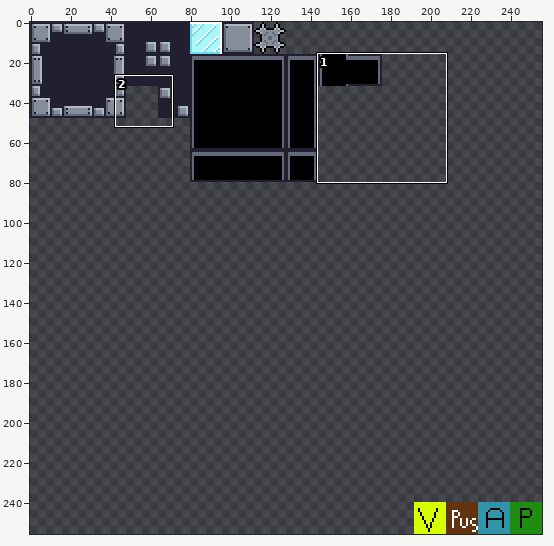
A sprite sheet gets an edit: assets/tiled/tilesets/default_tileset.png. The first picture is a wide view before the edit; the outline marks the close-up.
Close-up. First the earlier version:
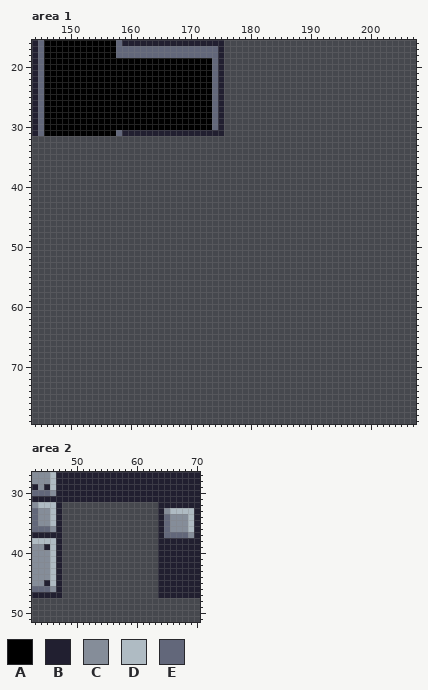
The file is 256x256 pixels. Shown: area 1: x 144..207, y 16..79; area 2: x 43..70, y 27..51.
Palette (. is transparent): A #000000  B #211f30  C #858d99  D #afbbc3  E #62677a
Pixels before, area 1 (only the part around the change), first column x 144:
16 BEAAAAAAAAAAAAEBBBBBBBBBBBBBBBBB................................
17 BEAAAAAAAAAAAAEEEEEEEEEEEEEEEEEB................................
18 BEAAAAAAAAAAAAEEEEEEEEEEEEEEEEEB................................
19 BEAAAAAAAAAAAAAAAAAAAAAAAAAAAAEB................................
20 BEAAAAAAAAAAAAAAAAAAAAAAAAAAAAEB................................
21 BEAAAAAAAAAAAAAAAAAAAAAAAAAAAAEB................................
22 BEAAAAAAAAAAAAAAAAAAAAAAAAAAAAEB................................
23 BEAAAAAAAAAAAAAAAAAAAAAAAAAAAAEB................................
24 BEAAAAAAAAAAAAAAAAAAAAAAAAAAAAEB................................
25 BEAAAAAAAAAAAAAAAAAAAAAAAAAAAAEB................................
26 BEAAAAAAAAAAAAAAAAAAAAAAAAAAAAEB................................
27 BEAAAAAAAAAAAAAAAAAAAAAAAAAAAAEB................................
28 BEAAAAAAAAAAAAAAAAAAAAAAAAAAAAEB................................
29 BEAAAAAAAAAAAAAAAAAAAAAAAAAAAAEB................................
30 BEAAAAAAAAAAAAAAAAAAAAAAAAAAAAEB................................
31 BEAAAAAAAAAAAAEBBBBBBBBBBBBBBBBB................................
32 ................................................................
33 ................................................................
34 ................................................................
35 ................................................................
36 ................................................................
37 ................................................................
38 ................................................................
39 ................................................................
40 ................................................................
41 ................................................................
42 ................................................................
43 ................................................................
44 ................................................................
45 ................................................................
46 ................................................................
47 ................................................................
48 ................................................................
49 ................................................................
50 ................................................................
51 ................................................................
52 ................................................................
53 ................................................................
54 ................................................................
55 ................................................................
56 ................................................................
57 ................................................................
58 ................................................................
59 ................................................................
60 ................................................................
61 ................................................................
62 ................................................................
63 ................................................................
64 ................................................................
65 ................................................................
66 ................................................................
67 ................................................................
68 ................................................................
69 ................................................................
70 ................................................................
71 ................................................................
72 ................................................................
73 ................................................................
74 ................................................................
75 ................................................................
76 ................................................................
77 ................................................................
78 ................................................................
79 ................................................................
Pixels before, area 2, first column x 43:
27 CCCDBBBBBBBBBBBBBBBBBBBBBBBB
28 CCCDBBBBBBBBBBBBBBBBBBBBBBBB
29 BCBDBBBBBBBBBBBBBBBBBBBBBBBB
30 EEECBBBBBBBBBBBBBBBBBBBBBBBB
31 BBBBBBBBBBBBBBBBBBBBBBBBBBBB
32 CDDDB................BBBBBBB
33 ECCDB................BCDDDDB
34 ECCDB................BECCCDB
35 ECCDB................BECCCDB
36 EEECB................BECCCDB
37 BBBBB................BEEEECB
38 DDDDB................BBBBBBB
39 CCBDB................BBBBBBB
40 CCCDB................BBBBBBB
41 CCCDB................BBBBBBB
42 CCCDB................BBBBBBB
43 CCCDB................BBBBBBB
44 CCCDB................BBBBBBB
45 CCBDB................BBBBBBB
46 EEECB................BBBBBBB
47 BBBBB................BBBBBBB
Once edited:
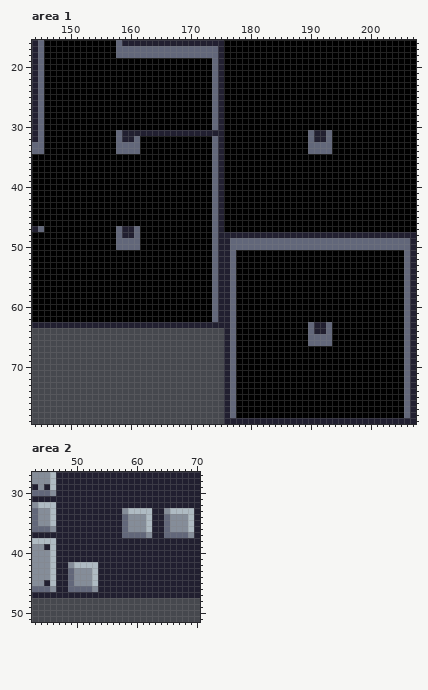
The edit:
Changed rows in their new state; - is an unchanged pixel.
Area 1:
first column x 144:
16 --------------------------------AAAAAAAAAAAAAAAAAAAAAAAAAAAAAAAA
17 --------------------------------AAAAAAAAAAAAAAAAAAAAAAAAAAAAAAAA
18 --------------------------------AAAAAAAAAAAAAAAAAAAAAAAAAAAAAAAA
19 --------------------------------AAAAAAAAAAAAAAAAAAAAAAAAAAAAAAAA
20 --------------------------------AAAAAAAAAAAAAAAAAAAAAAAAAAAAAAAA
21 --------------------------------AAAAAAAAAAAAAAAAAAAAAAAAAAAAAAAA
22 --------------------------------AAAAAAAAAAAAAAAAAAAAAAAAAAAAAAAA
23 --------------------------------AAAAAAAAAAAAAAAAAAAAAAAAAAAAAAAA
24 --------------------------------AAAAAAAAAAAAAAAAAAAAAAAAAAAAAAAA
25 --------------------------------AAAAAAAAAAAAAAAAAAAAAAAAAAAAAAAA
26 --------------------------------AAAAAAAAAAAAAAAAAAAAAAAAAAAAAAAA
27 --------------------------------AAAAAAAAAAAAAAAAAAAAAAAAAAAAAAAA
28 --------------------------------AAAAAAAAAAAAAAAAAAAAAAAAAAAAAAAA
29 --------------------------------AAAAAAAAAAAAAAAAAAAAAAAAAAAAAAAA
30 --------------------------------AAAAAAAAAAAAAAAAAAAAAAAAAAAAAAAA
31 --------------------------------AAAAAAAAAAAAAAEBBEAAAAAAAAAAAAAA
32 BEAAAAAAAAAAAAEBBEAAAAAAAAAAAAEBAAAAAAAAAAAAAAEBBEAAAAAAAAAAAAAA
33 EEAAAAAAAAAAAAEEEEAAAAAAAAAAAAEBAAAAAAAAAAAAAAEEEEAAAAAAAAAAAAAA
34 EEAAAAAAAAAAAAEEEEAAAAAAAAAAAAEBAAAAAAAAAAAAAAEEEEAAAAAAAAAAAAAA
35 AAAAAAAAAAAAAAAAAAAAAAAAAAAAAAEBAAAAAAAAAAAAAAAAAAAAAAAAAAAAAAAA
36 AAAAAAAAAAAAAAAAAAAAAAAAAAAAAAEBAAAAAAAAAAAAAAAAAAAAAAAAAAAAAAAA
37 AAAAAAAAAAAAAAAAAAAAAAAAAAAAAAEBAAAAAAAAAAAAAAAAAAAAAAAAAAAAAAAA
38 AAAAAAAAAAAAAAAAAAAAAAAAAAAAAAEBAAAAAAAAAAAAAAAAAAAAAAAAAAAAAAAA
39 AAAAAAAAAAAAAAAAAAAAAAAAAAAAAAEBAAAAAAAAAAAAAAAAAAAAAAAAAAAAAAAA
40 AAAAAAAAAAAAAAAAAAAAAAAAAAAAAAEBAAAAAAAAAAAAAAAAAAAAAAAAAAAAAAAA
41 AAAAAAAAAAAAAAAAAAAAAAAAAAAAAAEBAAAAAAAAAAAAAAAAAAAAAAAAAAAAAAAA
42 AAAAAAAAAAAAAAAAAAAAAAAAAAAAAAEBAAAAAAAAAAAAAAAAAAAAAAAAAAAAAAAA
43 AAAAAAAAAAAAAAAAAAAAAAAAAAAAAAEBAAAAAAAAAAAAAAAAAAAAAAAAAAAAAAAA
44 AAAAAAAAAAAAAAAAAAAAAAAAAAAAAAEBAAAAAAAAAAAAAAAAAAAAAAAAAAAAAAAA
45 AAAAAAAAAAAAAAAAAAAAAAAAAAAAAAEBAAAAAAAAAAAAAAAAAAAAAAAAAAAAAAAA
46 AAAAAAAAAAAAAAAAAAAAAAAAAAAAAAEBAAAAAAAAAAAAAAAAAAAAAAAAAAAAAAAA
47 BEAAAAAAAAAAAAEBBEAAAAAAAAAAAAEBAAAAAAAAAAAAAAAAAAAAAAAAAAAAAAAA
48 AAAAAAAAAAAAAAEBBEAAAAAAAAAAAAEBBBBBBBBBBBBBBBBBBBBBBBBBBBBBBBBB
49 AAAAAAAAAAAAAAEEEEAAAAAAAAAAAAEBBEEEEEEEEEEEEEEEEEEEEEEEEEEEEEEB
50 AAAAAAAAAAAAAAEEEEAAAAAAAAAAAAEBBEEEEEEEEEEEEEEEEEEEEEEEEEEEEEEB
51 AAAAAAAAAAAAAAAAAAAAAAAAAAAAAAEBBEAAAAAAAAAAAAAAAAAAAAAAAAAAAAEB
52 AAAAAAAAAAAAAAAAAAAAAAAAAAAAAAEBBEAAAAAAAAAAAAAAAAAAAAAAAAAAAAEB
53 AAAAAAAAAAAAAAAAAAAAAAAAAAAAAAEBBEAAAAAAAAAAAAAAAAAAAAAAAAAAAAEB
54 AAAAAAAAAAAAAAAAAAAAAAAAAAAAAAEBBEAAAAAAAAAAAAAAAAAAAAAAAAAAAAEB
55 AAAAAAAAAAAAAAAAAAAAAAAAAAAAAAEBBEAAAAAAAAAAAAAAAAAAAAAAAAAAAAEB
56 AAAAAAAAAAAAAAAAAAAAAAAAAAAAAAEBBEAAAAAAAAAAAAAAAAAAAAAAAAAAAAEB
57 AAAAAAAAAAAAAAAAAAAAAAAAAAAAAAEBBEAAAAAAAAAAAAAAAAAAAAAAAAAAAAEB
58 AAAAAAAAAAAAAAAAAAAAAAAAAAAAAAEBBEAAAAAAAAAAAAAAAAAAAAAAAAAAAAEB
59 AAAAAAAAAAAAAAAAAAAAAAAAAAAAAAEBBEAAAAAAAAAAAAAAAAAAAAAAAAAAAAEB
60 AAAAAAAAAAAAAAAAAAAAAAAAAAAAAAEBBEAAAAAAAAAAAAAAAAAAAAAAAAAAAAEB
61 AAAAAAAAAAAAAAAAAAAAAAAAAAAAAAEBBEAAAAAAAAAAAAAAAAAAAAAAAAAAAAEB
62 AAAAAAAAAAAAAAAAAAAAAAAAAAAAAAEBBEAAAAAAAAAAAAAAAAAAAAAAAAAAAAEB
63 BBBBBBBBBBBBBBBBBBBBBBBBBBBBBBBBBEAAAAAAAAAAAAEBBEAAAAAAAAAAAAEB
64 --------------------------------BEAAAAAAAAAAAAEBBEAAAAAAAAAAAAEB
65 --------------------------------BEAAAAAAAAAAAAEEEEAAAAAAAAAAAAEB
66 --------------------------------BEAAAAAAAAAAAAEEEEAAAAAAAAAAAAEB
67 --------------------------------BEAAAAAAAAAAAAAAAAAAAAAAAAAAAAEB
68 --------------------------------BEAAAAAAAAAAAAAAAAAAAAAAAAAAAAEB
69 --------------------------------BEAAAAAAAAAAAAAAAAAAAAAAAAAAAAEB
70 --------------------------------BEAAAAAAAAAAAAAAAAAAAAAAAAAAAAEB
71 --------------------------------BEAAAAAAAAAAAAAAAAAAAAAAAAAAAAEB
72 --------------------------------BEAAAAAAAAAAAAAAAAAAAAAAAAAAAAEB
73 --------------------------------BEAAAAAAAAAAAAAAAAAAAAAAAAAAAAEB
74 --------------------------------BEAAAAAAAAAAAAAAAAAAAAAAAAAAAAEB
75 --------------------------------BEAAAAAAAAAAAAAAAAAAAAAAAAAAAAEB
76 --------------------------------BEAAAAAAAAAAAAAAAAAAAAAAAAAAAAEB
77 --------------------------------BEAAAAAAAAAAAAAAAAAAAAAAAAAAAAEB
78 --------------------------------BEAAAAAAAAAAAAAAAAAAAAAAAAAAAAEB
79 --------------------------------BBBBBBBBBBBBBBBBBBBBBBBBBBBBBBBB
Area 2:
first column x 48:
32 BBBBBBBBBBBBBBBB
33 BBBBBBBBBBCDDDDB
34 BBBBBBBBBBECCCDB
35 BBBBBBBBBBECCCDB
36 BBBBBBBBBBECCCDB
37 BBBBBBBBBBEEEECB
38 BBBBBBBBBBBBBBBB
39 BBBBBBBBBBBBBBBB
40 BBBBBBBBBBBBBBBB
41 BBBBBBBBBBBBBBBB
42 BCDDDDBBBBBBBBBB
43 BECCCDBBBBBBBBBB
44 BECCCDBBBBBBBBBB
45 BECCCDBBBBBBBBBB
46 BEEEECBBBBBBBBBB
47 BBBBBBBBBBBBBBBB
Pixel boxes of the changes (left, top, right, bottom) in both close-ups:
added: (32, 40, 416, 424)
added: (62, 502, 158, 598)
